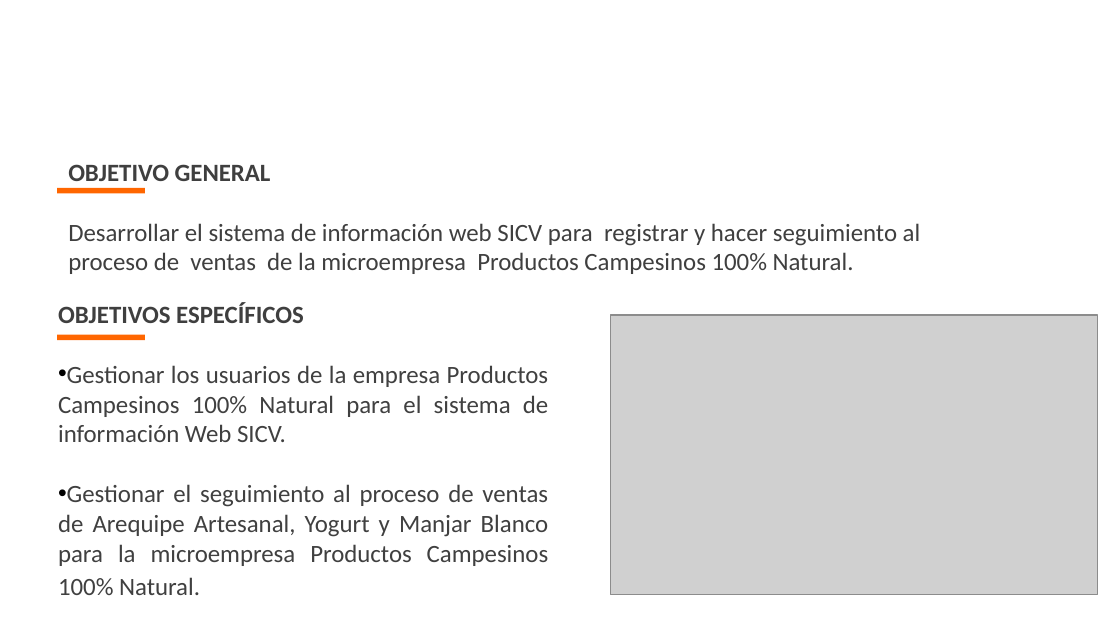
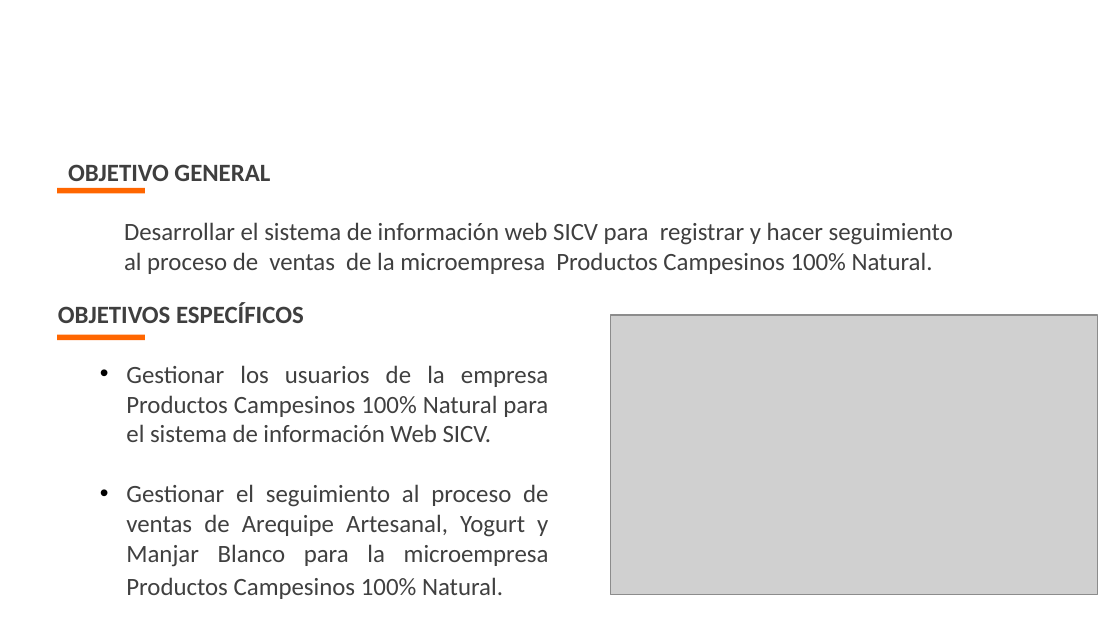
Before and after one commit to Ricardo0116/proyecto_SENA_sicv, a slide deck: slide 7 of proy_formativo/documentacion/5to_Trim/Sustentacion-Proyecto-vrs-5.pptx. Drawn at 1120x630 pixels with LibreOffice and Linux fonts; fonts in the diff are those of the drawing; grey boxes stand for pictures; background and template pictures are left out. Boxes give left, top, right and bottom in pixels: in the first picture for what was removed or moved away, otherwise in the second. Text is boxed around its words. In the diff, an @@ line names an element or a change of style, - is before the commit and + after.

```diff
--- a/proy_formativo/documentacion/5to_Trim/Sustentacion-Proyecto-vrs-5.pptx
+++ b/proy_formativo/documentacion/5to_Trim/Sustentacion-Proyecto-vrs-5.pptx
@@ text "OBJETIVO GENERAL" at bbox=[68, 164, 953, 274]: list level 2 to 1 in "Desarrollar el sistema de información ..." @@
@@ text "OBJETIVOS ESPECÍFICOS" rewrapped from bbox=[58, 303, 549, 595] to bbox=[126, 303, 549, 599] @@
```
Also in this commit, not shown: 5 other slides changed, 1 other file.
